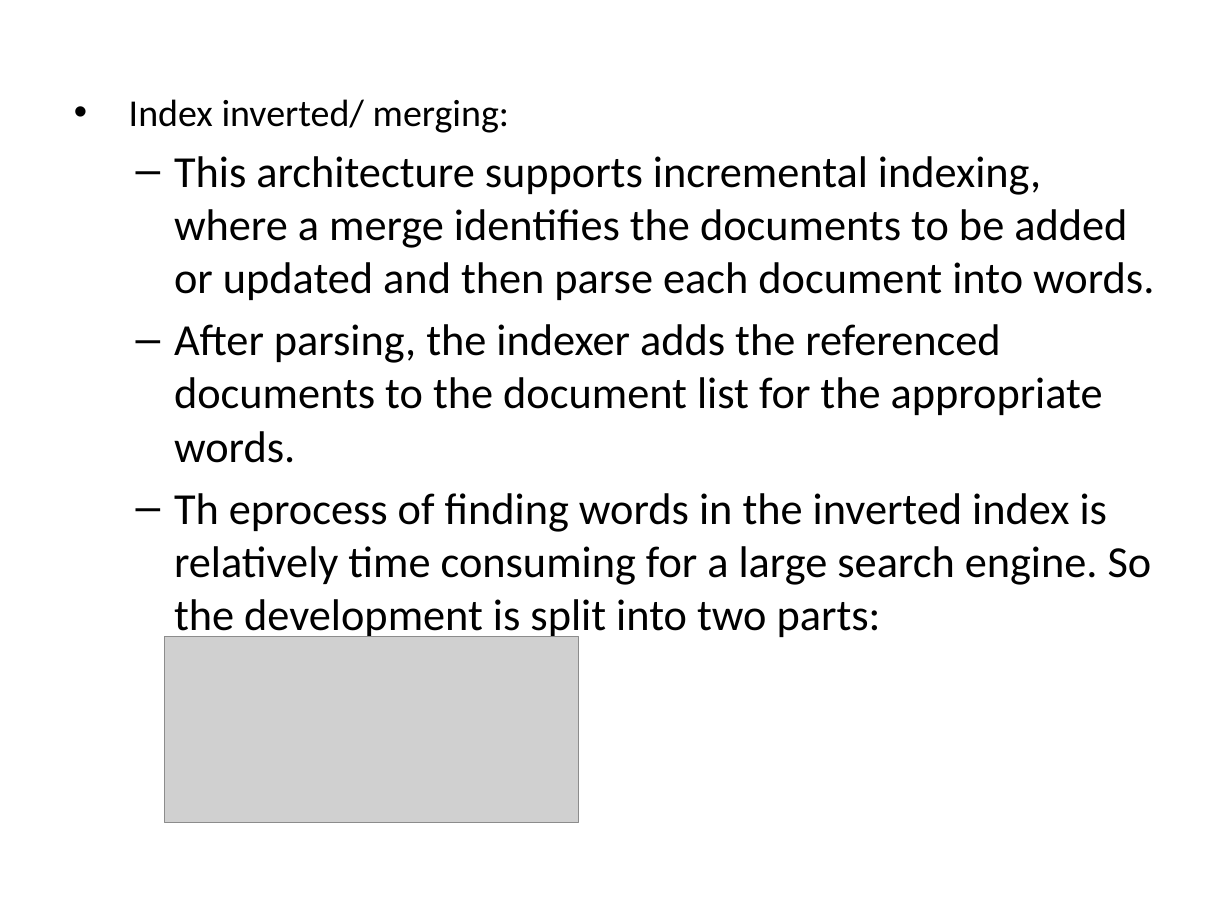
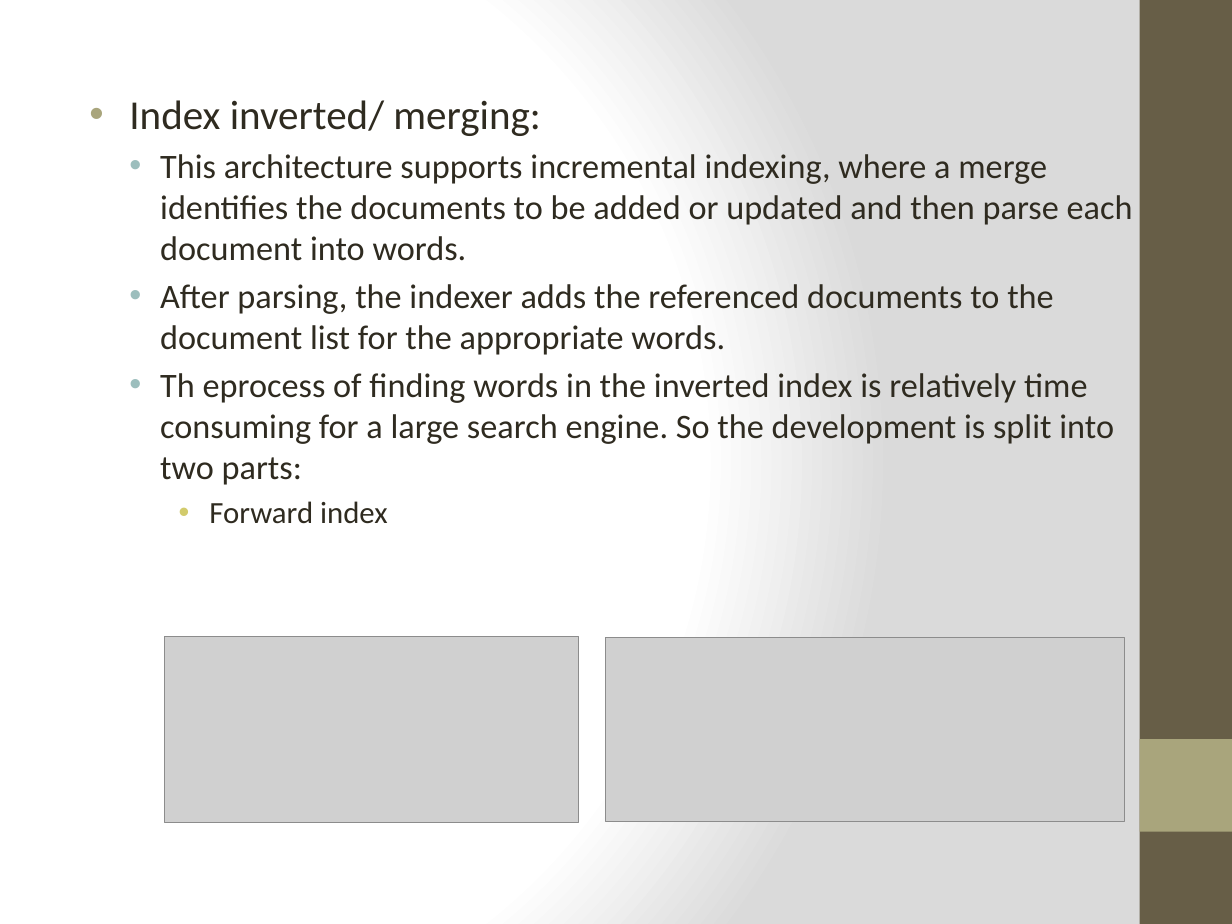
Before and after one commit to prashanthhn25/-emertxe, a slide deck: slide 4 of DataStructure/Project/Doc/Text Indexing.pptx. Drawn at 1232x924 pixels with LibreOffice and Linux fonts; fonts in the diff are those of the drawing; grey boxes stand for pictures. Boxes give left, top, right and bottom in pixels: in the first picture for what was removed or moved away, otherwise in the second. Text is boxed around its words. In the diff, an @@ line names an element or a change of style, - is before the commit and + after.

```diff
--- a/DataStructure/Project/Doc/Text Indexing.pptx
+++ b/DataStructure/Project/Doc/Text Indexing.pptx
@@ background #FFFFFF to gradient #FFFFFF to #DADADA @@
@@ rectangle added at [1140, 0, 1232, 924], fill #675E47 @@
@@ text "Index inverted/ merging:" at [129, 100, 1133, 524]: size 22.2 to 24 pt in "Index inverted/ merging:"; text colour #000000 to #2F2B20, size 25.9 to 20 pt; size 22.2 to 18 pt in "Forward index"; indent changed; bullet – to •; less space between paragraphs @@
@@ picture added at [606, 638, 1125, 822] @@
@@ rectangle added at [1140, 739, 1232, 832], fill #A9A57C @@
```
Also in this commit, not shown: 8 other slides changed, 2 slides added, 12 slides removed, 33 other files.
